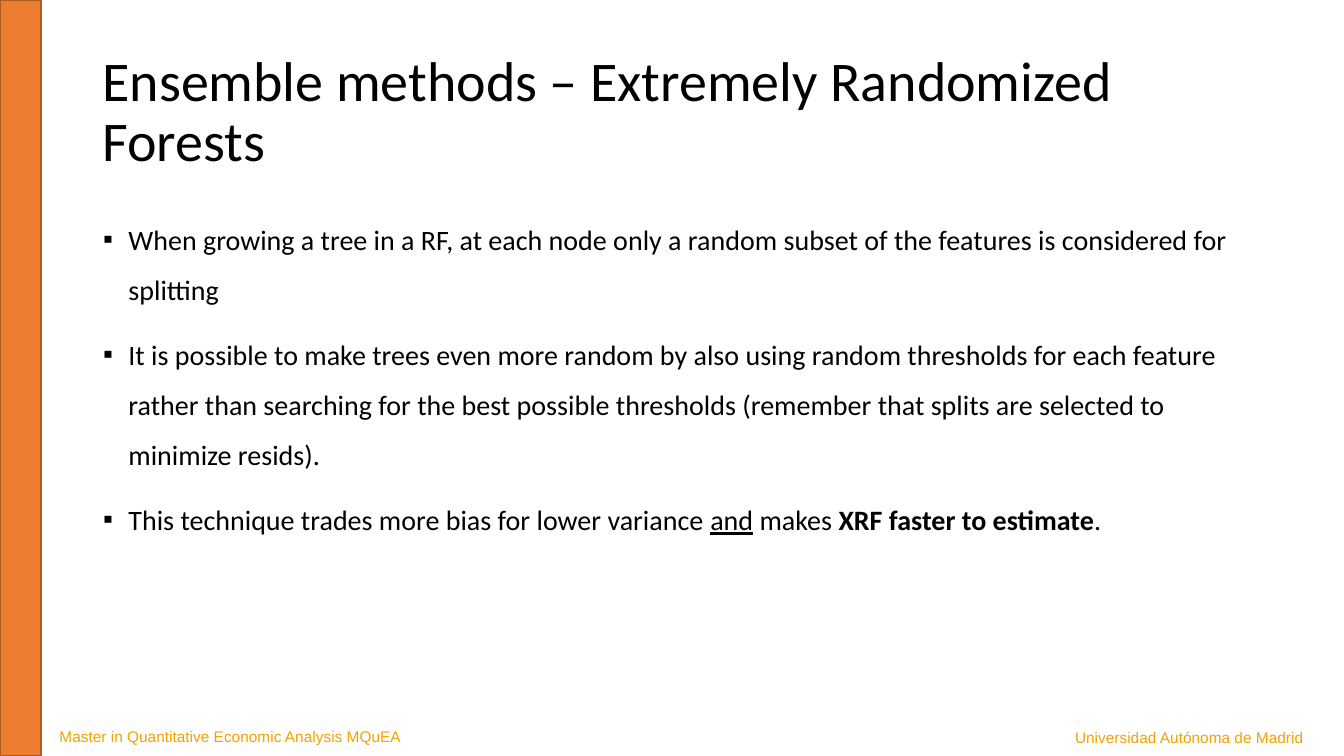
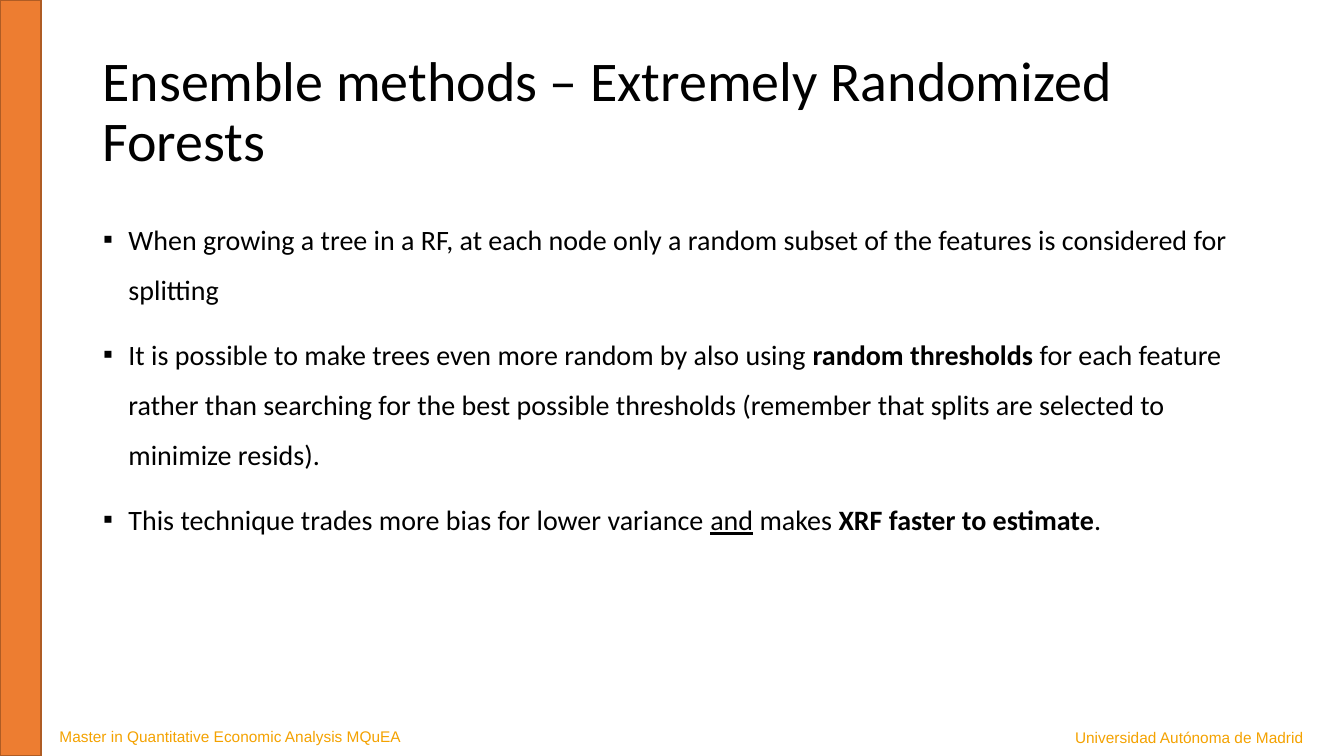
Before and after one commit to JavierBas/IMLEF-MQuEA, a slide deck: slide 19 of Course content/Slides/Topic 5 - Tree-based methods.pptx. Drawn at 1344x756 pixels with LibreOffice and Linux fonts; fonts in the diff are those of the drawing. Boxes give left, top, right and bottom in pixels: in the first picture for what was removed or moved away, otherwise in the second. Text is boxed around its words. In the diff, an @@ line names an element or a change of style, - is before the commit and + after.

```diff
--- a/Course content/Slides/Topic 5 - Tree-based methods.pptx
+++ b/Course content/Slides/Topic 5 - Tree-based methods.pptx
@@ text at bbox=[128, 345, 1221, 469]: bold on in "random thresholds" @@
```
Also in this commit, not shown: 3 other slides changed, 6 other files.
